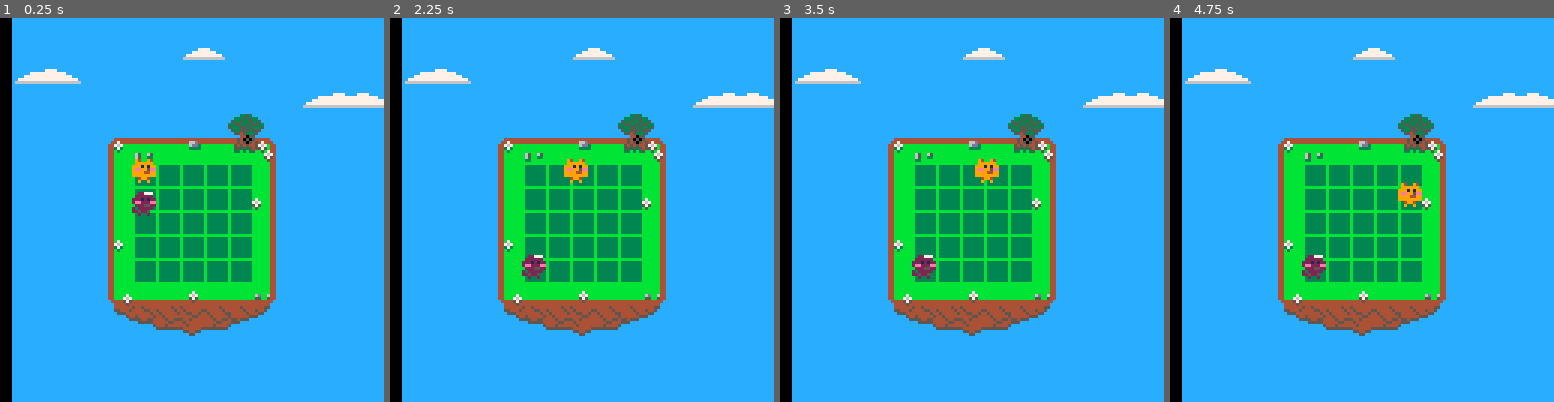
Above: before the commit, frames 1-4 (left to right).
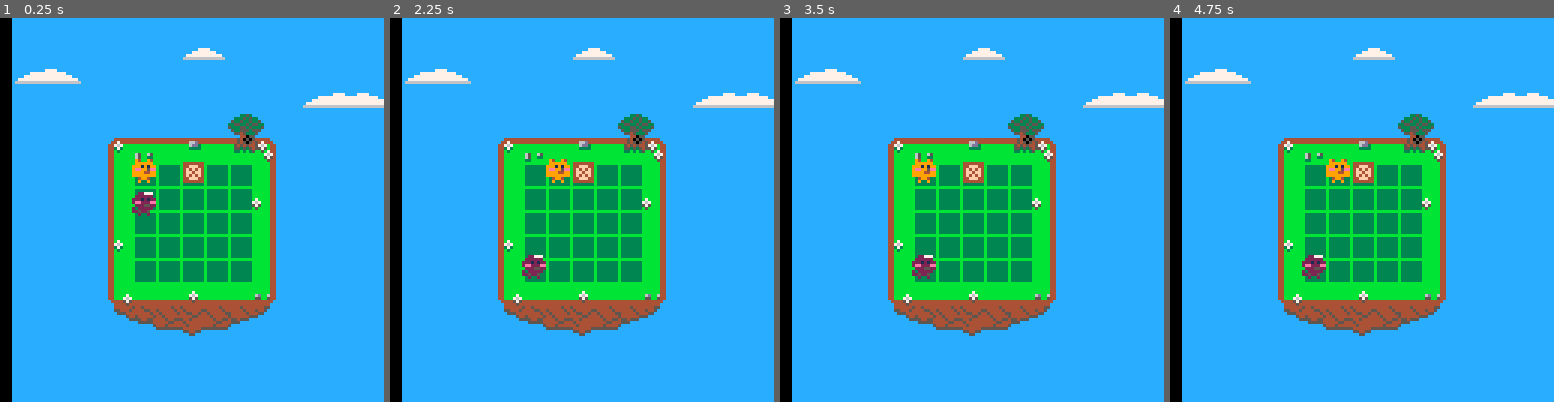
Above: after the commit, the same moments.

Repository: accidentalrebel/pico8-pop-puff
Game: PICO-8 cartridge pop-puff.p8
Two runs of this game, one before a commit and one after it. Both use one fixed random seed, a clock stepped at 60 frames per second and the inputs below.
Inputs:
- Up to frame 1 (0.25 s): no input
- Up to frame 2 (2.25 s): hold Right 1.6-2.1 s; hold Up from 2.15 s (still down)
- Up to frame 3 (3.5 s): release Up at 2.42 s; hold Right 2.47-3.03 s; hold Left from 3.08 s (still down)
- Up to frame 4 (4.75 s): release Left at 3.58 s; hold Down 3.63-3.97 s; hold Right 4.02-4.68 s; hold Up from 4.73 s (still down)

The runs differ from the first frame. In frame 1, 0.3% of the frame differs, in the area x 47-54%, y 37-43%; in frame 2, 0.6%; in frame 3, 0.8%; in frame 4, 0.9%, in the area x 40-66%, y 36-50%.

Commit message:
Refactored function.

Diff:
--- a/pop-puff.p8
+++ b/pop-puff.p8
@@ -146,9 +146,9 @@
    -- make_arrow(_arrow_p,_right,2,2)
    -- make_arrow(_arrow_p,_down,4,2)
 
-   -- a=make_actor(_box,8,8,0,-1,0,0,_spr_box)
-   -- attach(a,get_tile_at(3,1))
-   -- add(tiles,a)
+   a=make_actor(_box,8,8,0,-1,0,0,_spr_box)
+   attach(a,get_tile_at(3,1))
+   add(tiles,a)
 end
 
 function pool(obj)
@@ -230,7 +230,7 @@
 	 on_cake_stepped(child,p)
 	 break
       else
-	 if can_move_to_next_tile(p) then
+	 if can_move_to_tile(p,get_next_tile(p)) then
 	    handle_sliding(p)
 	 end
 	 break
@@ -250,14 +250,13 @@
    end
 end
 
-function can_move_to_next_tile(obj)
+function can_move_to_tile(obj,target_tile)
    printh("Checking if " .. obj.tag .. " can move to next tile...")
-   local t = get_next_tile(obj)
-   if t == nil then
+   if target_tile == nil then
       return false
    else
-      printh(#t.children)
-      if #t.children <= 0 then
+      printh(#target_tile.children)
+      if #target_tile.children <= 0 then
       	 return true
       end
       -- else
@@ -306,7 +305,7 @@
 	 a.pointing = _up
       end
    end
-   if can_move_to_next_tile(a) then
+   if can_move_to_tile(a,t) then
       slide_to_tile(a,t.col,t.row)
    end
 end
@@ -583,6 +582,9 @@
 
 
 
+__gff__
+0000000000000000000000000000000000000000000000000000000000000000000000000000000000000000000000000000000000000000000000000000000000000000000000000000000000000000000000000000000000000000000000000000000000000000000000000000000000000000000000000000000000000000
+0000000000000000000000000000000000000000000000000000000000000000000000000000000000000000000000000000000000000000000000000000000000000000000000000000000000000000000000000000000000000000000000000000000000000000000000000000000000000000000000000000000000000000
 __map__
 0808080808080808080808080808080800000000000000000000000000000000000000000000000000000000000000000000000000000000000000000000000000000000000000000000000000000000000000000000000000000000000000000000000000000000000000000000000000000000000000000000000000000000
 08080808080808090b0808080808080800000000000000000000000000000000000000000000000000000000000000000000000000000000000000000000000000000000000000000000000000000000000000000000000000000000000000000000000000000000000000000000000000000000000000000000000000000000
Not shown, changed: the sound effects (__sfx__) section of pop-puff.p8
